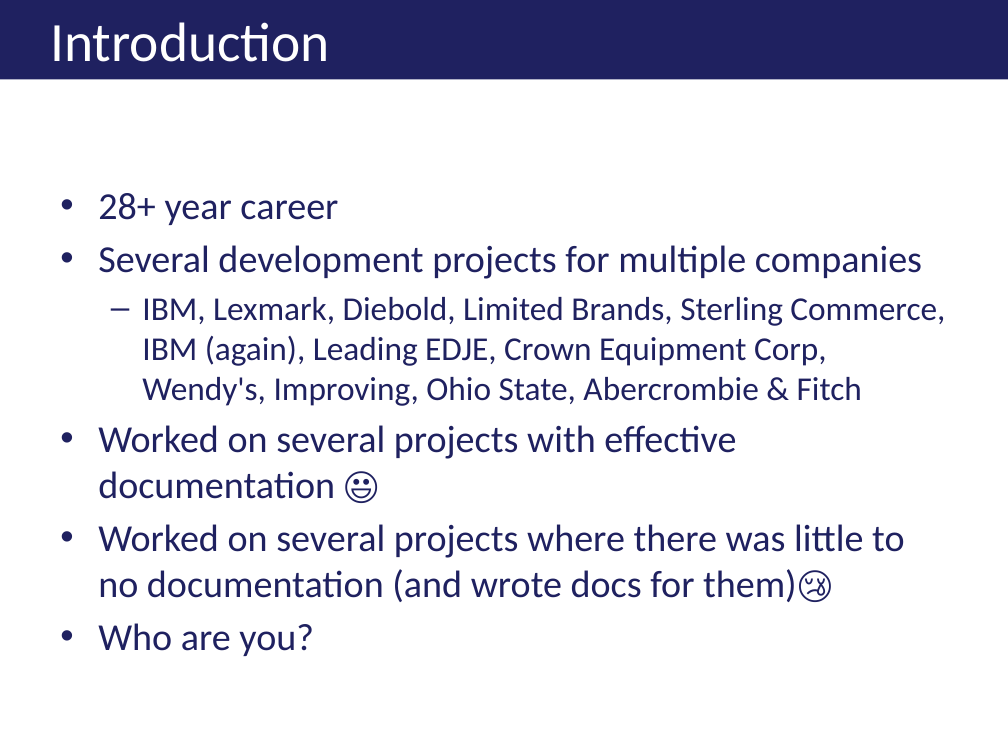
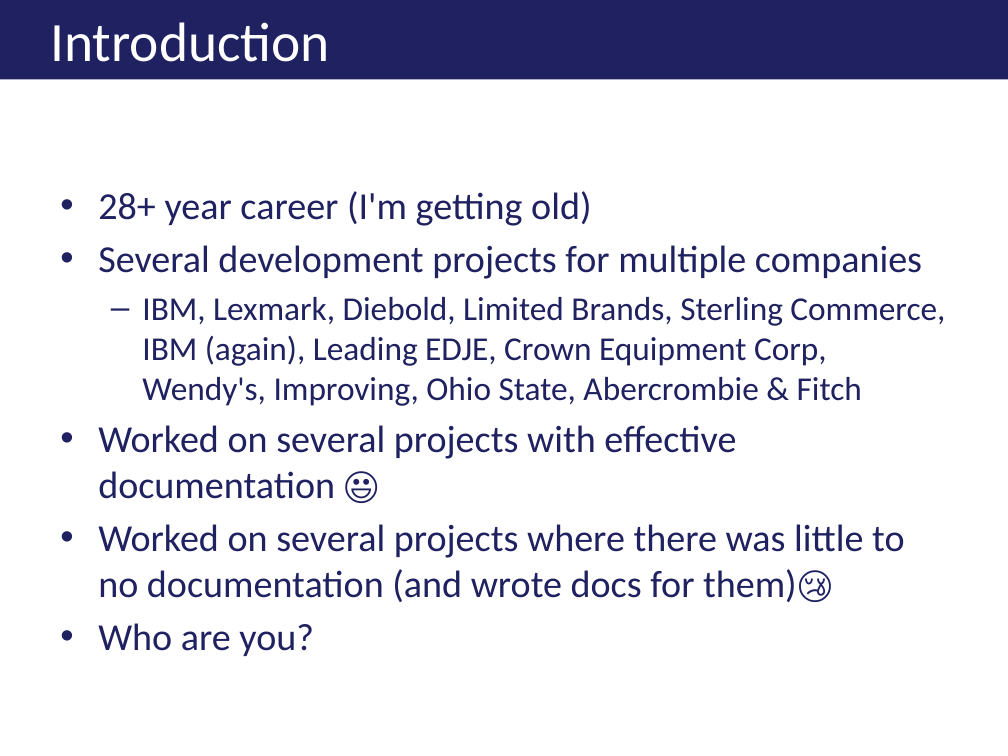
Before and after one commit to jkwuc89/Presentations, a slide deck: slide 4 of Living on borrowed time; or Dude, where are the docs.pptx (slide 3 before the commit). Drawn at 1008x756 pixels with LibreOffice and Linux fonts; fonts in the diff are those of the drawing; background and template pictures are left out. Boxes give left, top, right and bottom in pixels: in the first picture for what was removed or moved away, otherwise in the second. Text is boxed around its words. In the diff, an @@ line names an element or a change of style, - is before the commit and + after.

```diff
--- a/Living on borrowed time; or Dude, where are the docs.pptx
+++ b/Living on borrowed time; or Dude, where are the docs.pptx
@@ text at [98,191,591,226]: text changed @@
-• 28+ year career
+• 28+ year career (I'm getting old)
```
Also in this commit, not shown: 1 other slide changed, 1 slide added.
